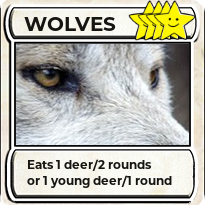
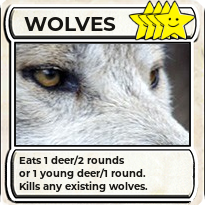
Two versions of the same layered image (205×205). Layer-by-layer changes:
painted on "Eats 1 deer/2 rounds ..." over [19, 155, 172, 192]
